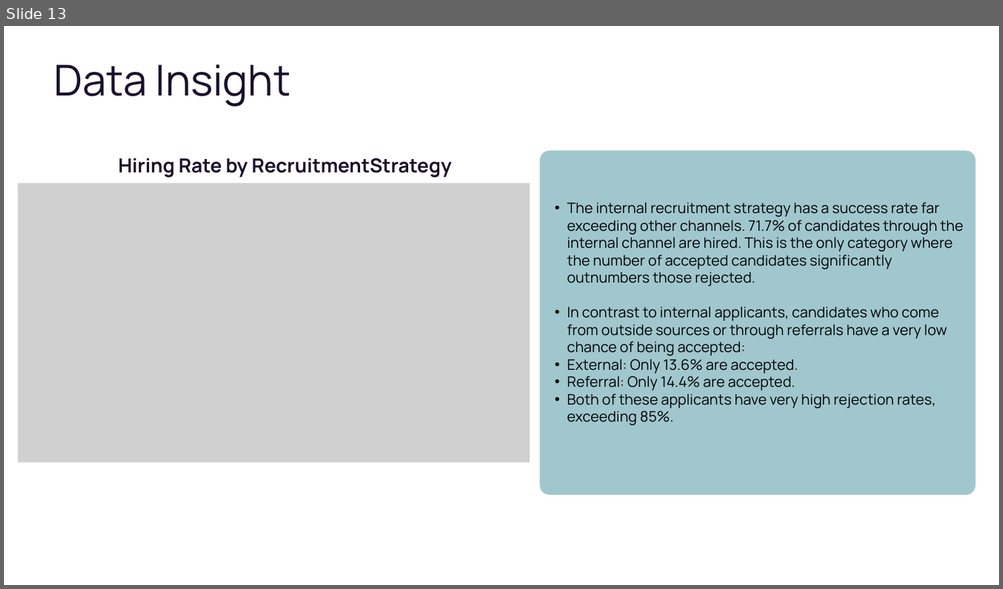
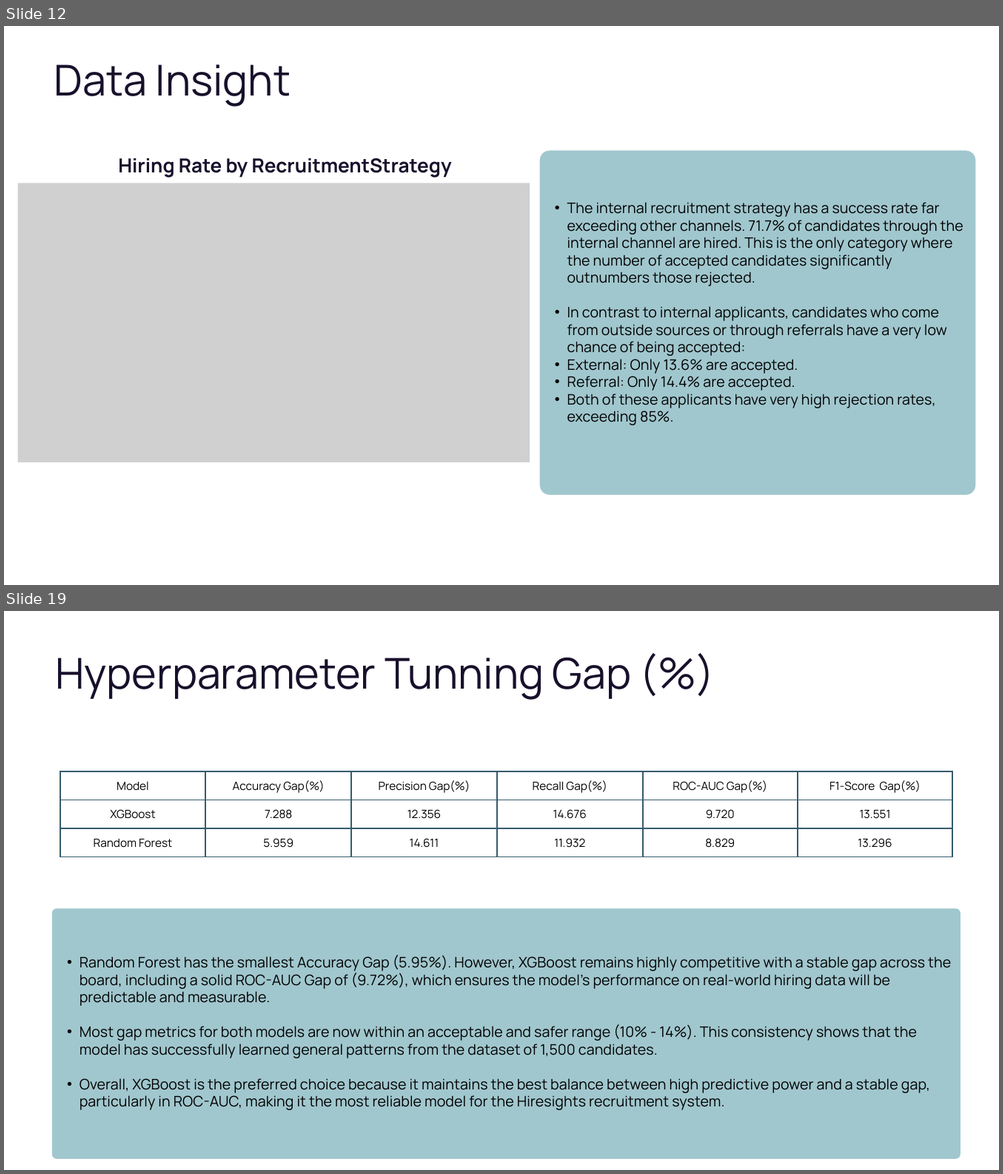
Before and after one commit to fadlinur/Final-Project, a slide deck: Stage 1/Exploratory Data Analysis.pptx. Shown one above the other, each under a label of ours: slide 13 before the commit, slides 12 and 19 after it; the slides between them are not shown. The pictures are 1003x589 and 1003x1174 pixels, drawn with LibreOffice and Linux fonts; fonts in the diff are those of the drawing; grey boxes stand for pictures; background and template pictures are left out. Boxes give left, top, right and bottom in pixels: in the first picture for what was removed or moved away, otherwise in the second. Text is boxed around its words. In the diff, an @@ line names an element or a change of style, - is before the commit and + after.

```diff
--- a/Stage 1/Exploratory Data Analysis.pptx
+++ b/Stage 1/Exploratory Data Analysis.pptx
@@ slide 19 added at (4,611,999,1170), background picture (left out) @@
@@ text added at (55,657,631,700), 61.6 pt, text #18102B @@
+Hyperparameter Tunning Gap (%)
@@ table added at (60,772,952,857), 3 rows, 6 columns @@
+Model | Accuracy Gap(%) | Precision Gap(%) | Recall Gap(%) | ROC-AUC Gap(%) | F1-Score Gap(%)
+XGBoost | 7.288 | 12.356 | 14.676 | 9.720 | 13.551
+Random Forest | 5.959 | 14.611 | 11.932 | 8.829 | 13.296
@@ freeform shape added at (52,909,960,1159), fill #A1C7CE @@
@@ text added at (79,955,950,1111), 21 pt, text #000000 @@
+  • Random Forest has the smallest Accuracy Gap (5.95%). However, XGBoost remains highly competitive with a stable gap across the board, including a solid ROC-AUC Gap of (9.72%), which ensures the model's performance on real-world hiring data will be predictable and measurable.
+  • Most gap metrics for both models are now within an acceptable and safer range (10% - 14%). This consistency shows that the model has successfully learned general patterns from the dataset of 1,500 candidates.
+  • Overall, XGBoost is the preferred choice because it maintains the best balance between high predictive power and a stable gap, particularly in ROC-AUC, making it the most reliable model for the Hiresights recruitment system.
@@ what was slide 13 is now slide 12 @@
```
Also in this commit, not shown: 7 slides changed, 8 other slides added, 5 slides removed.
